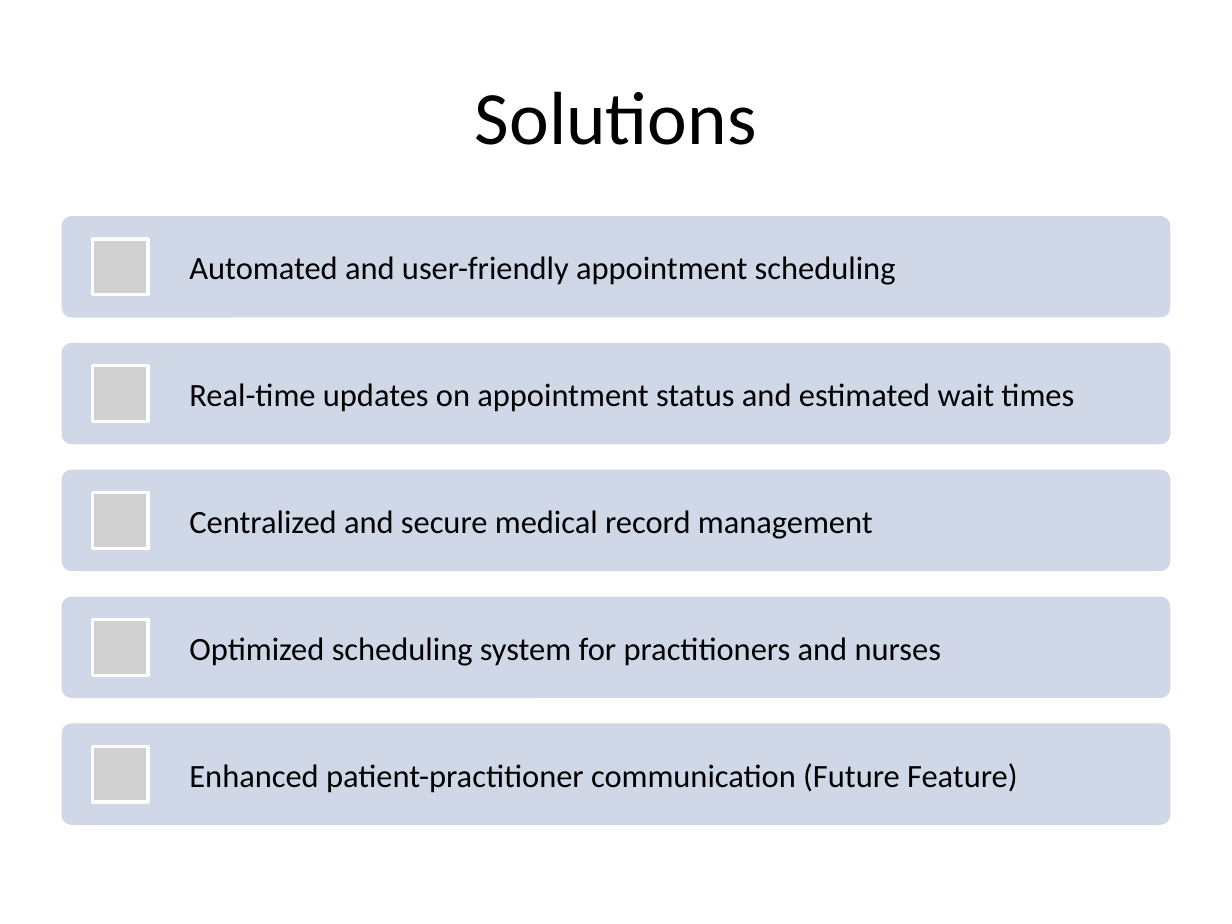
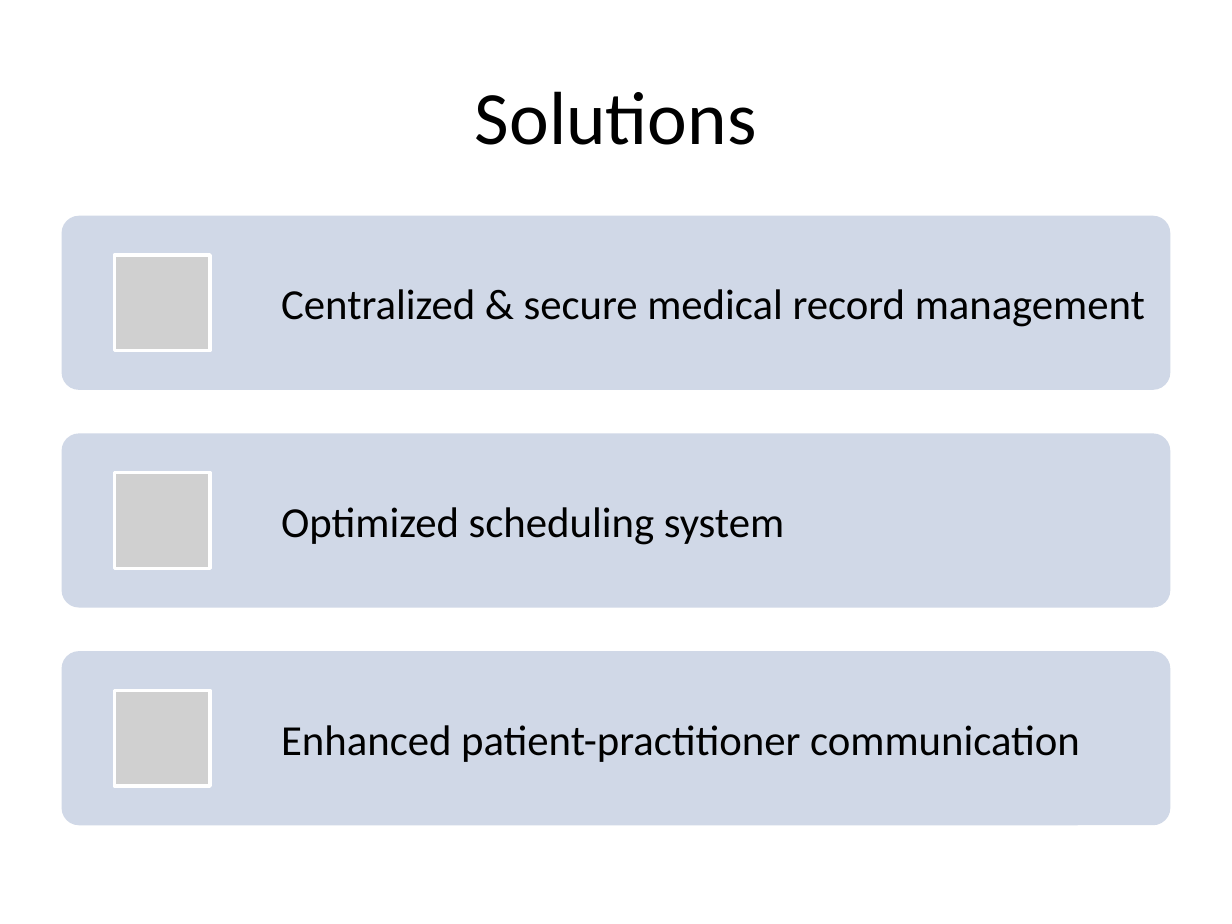
Before and after one commit to Zughayyar/MediTrack_MERN_Project, a slide deck: slide 4 of MediTracker.pptx (slide 3 before the commit). Drawn at 1232x924 pixels with LibreOffice and Linux fonts; fonts in the diff are those of the drawing; grey boxes stand for pictures. Boxes give left, top, right and bottom in pixels: in the first picture for what was removed or moved away, otherwise in the second. Text is boxed around its words. In the diff, an @@ line names an element or a change of style, - is before the commit and + after.

Commit message:
update presentation

```diff
--- a/MediTracker.pptx
+++ b/MediTracker.pptx
@@ rounded rectangle: place and size @@
-rounded rectangle at bbox=[62, 216, 1170, 317]
+rounded rectangle at bbox=[62, 216, 1170, 389]
@@ picture added at bbox=[115, 255, 211, 351] @@
@@ text at bbox=[281, 289, 1145, 327]: text changed; size 19 to 25 pt @@
-Centralized and secure medical record management
+Centralized & secure medical record management
@@ rounded rectangle: place and size @@
-rounded rectangle at bbox=[62, 469, 1170, 570]
+rounded rectangle at bbox=[62, 434, 1170, 607]
@@ picture: place and size @@
-picture at bbox=[92, 366, 148, 421]
+picture at bbox=[115, 473, 211, 569]
@@ text at bbox=[281, 507, 784, 545]: text changed; size 19 to 25 pt @@
-Optimized scheduling system for practitioners and nurses
+Optimized scheduling system
@@ rounded rectangle: place and size @@
-rounded rectangle at bbox=[62, 723, 1170, 824]
+rounded rectangle at bbox=[62, 652, 1170, 825]
@@ picture: place and size @@
-picture at bbox=[92, 493, 148, 548]
+picture at bbox=[115, 690, 211, 786]
@@ group removed at bbox=[62, 239, 1170, 802]: 3 pictures, 2 texts, 2 rounded rectangles @@
-Automated and user-friendly appointment scheduling
-Real-time updates on appointment status and estimated wait times
@@ text at bbox=[281, 725, 1080, 762]: text changed; size 19 to 25 pt @@
-Enhanced patient-practitioner communication (Future Feature)
+Enhanced patient-practitioner communication
```
Also in this commit, not shown: 3 other slides changed, 7 slides added, 4 slides removed, 5 other files.
